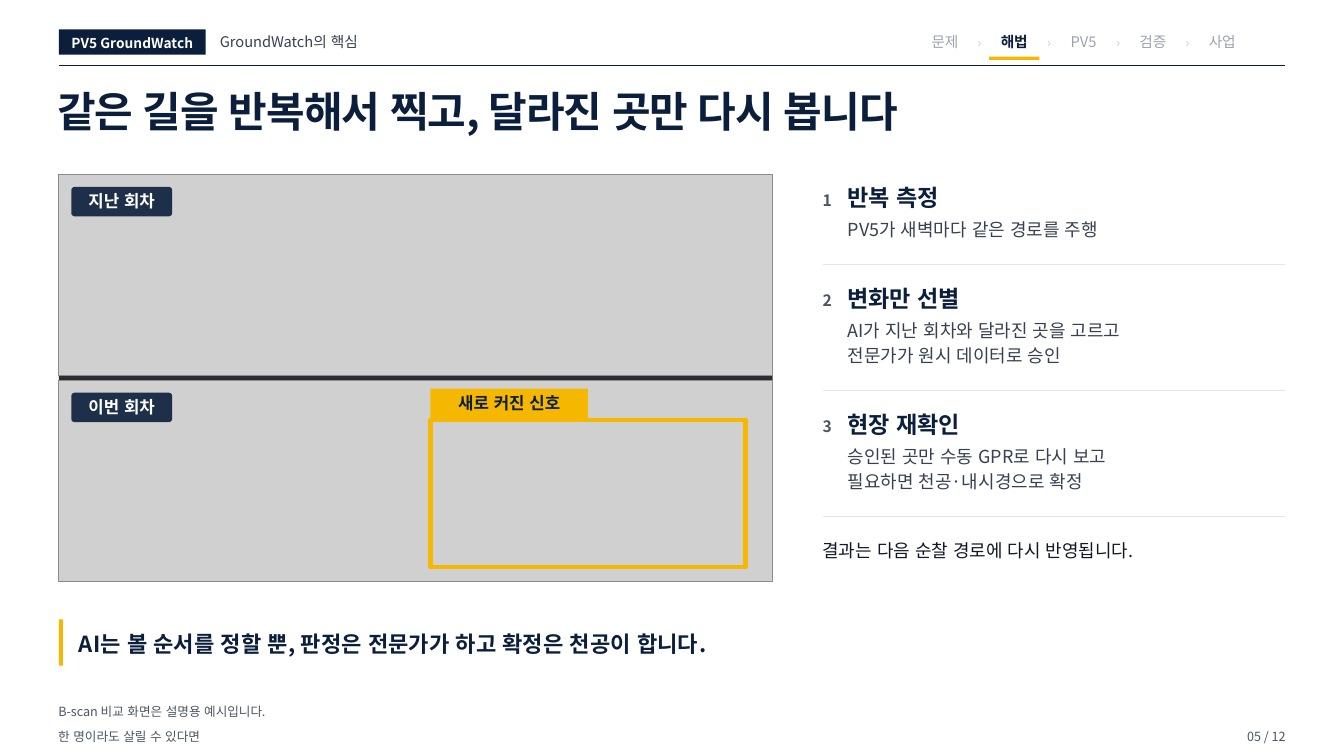
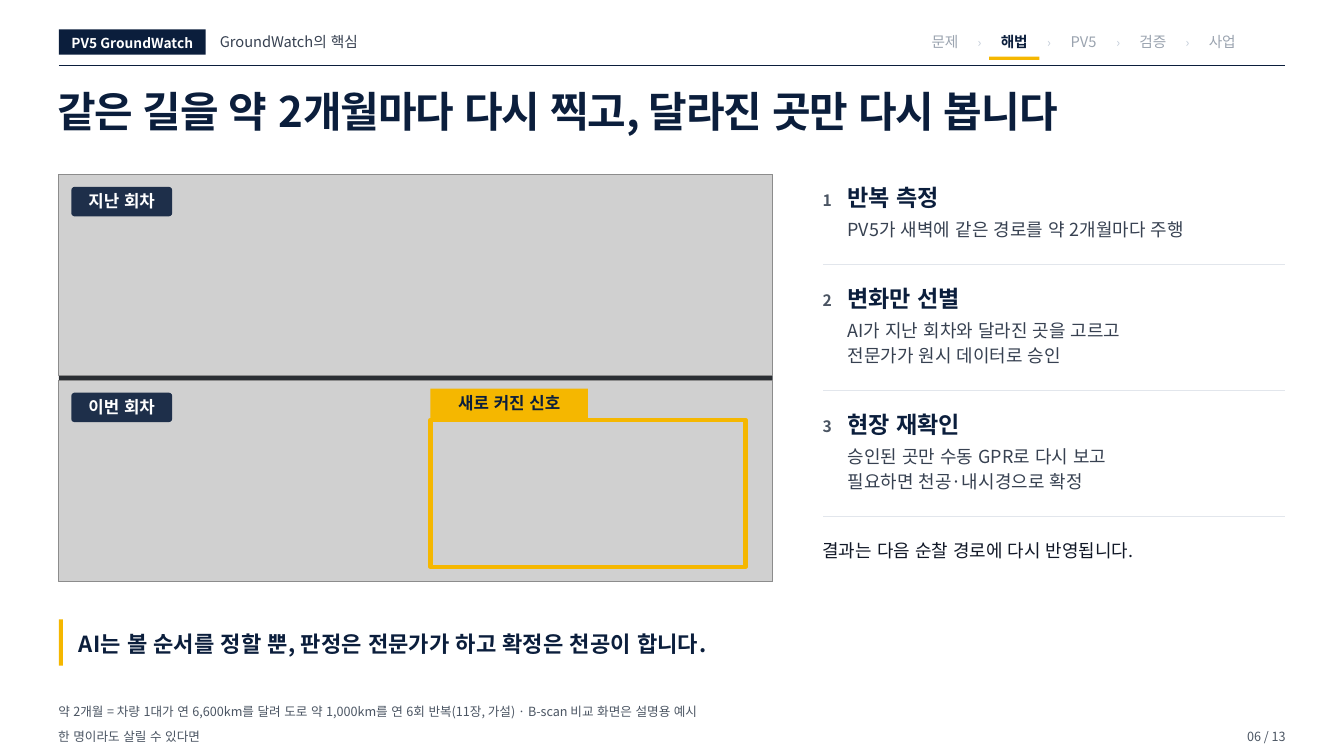
Before and after one commit to woojin-choe/pv5-hose-lab, a slide deck: slide 6 of ppt_all/PV5_GroundWatch_10_22.pptx (slide 5 before the commit). Drawn at 1344x756 pixels with LibreOffice and Linux fonts; fonts in the diff are those of the drawing; grey boxes stand for pictures. Boxes give left, top, right and bottom in pixels: in the first picture for what was removed or moved away, otherwise in the second. Text is boxed around its words. In the diff, an @@ line names an element or a change of style, - is before the commit and + after.

```diff
--- a/ppt_all/PV5_GroundWatch_10_22.pptx
+++ b/ppt_all/PV5_GroundWatch_10_22.pptx
@@ text at (57, 91, 1058, 136): text changed @@
-같은 길을 반복해서 찍고, 달라진 곳만 다시 봅니다
+같은 길을 약 2개월마다 다시 찍고, 달라진 곳만 다시 봅니다
@@ text at (848, 221, 1184, 238): text changed @@
-PV5가 새벽마다 같은 경로를 주행
+PV5가 새벽에 같은 경로를 약 2개월마다 주행
@@ text at (58, 705, 697, 719): text changed @@
-B-scan 비교 화면은 설명용 예시입니다.
+약 2개월 = 차량 1대가 연 6,600km를 달려 도로 약 1,000km를 연 6회 반복(11장, 가설) · B-scan 비교 화면은 설명용 예시
@@ text at (1247, 731, 1286, 741): text changed @@
-05 / 12
+06 / 13
```
Also in this commit, not shown: 10 other slides changed, 1 slide added, 44 other files.
